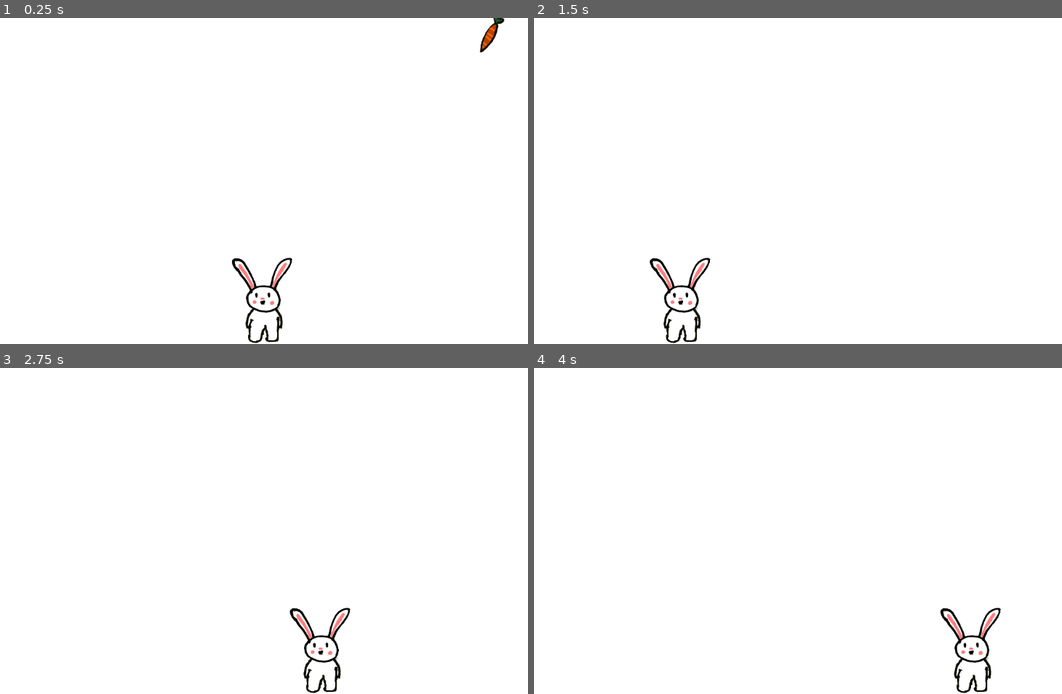
Above: before the commit, frames 1-4 (two rows, left to right).
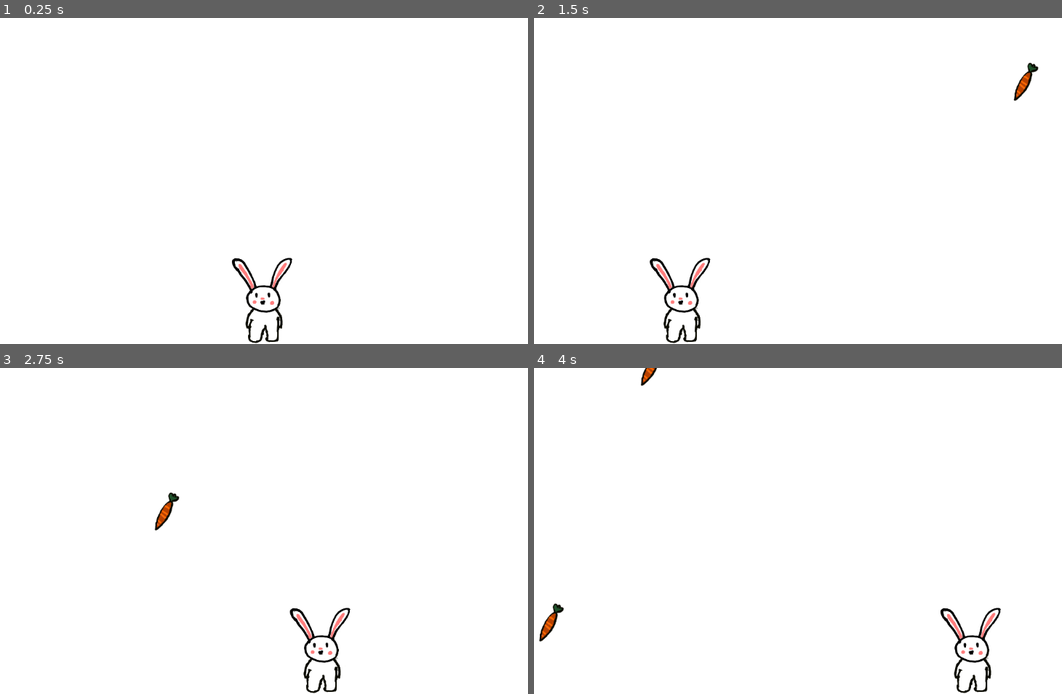
Above: after the commit, the same moments.

Repository: soundbunnie/chubby-bunny-terror
Game: Godot game, scene res://main.tscn
Two runs of this game, one before a commit and one after it. Both use one fixed random seed, a clock stepped at 60 frames per second and the inputs below.
Inputs (mouse positions are in pixels of both pictures, inside the frame that each line leads up to):
- Up to frame 1 (0.25 s): no input
- Up to frame 2 (1.5 s): move the mouse to (924, 164) at 0.52 s; move the mouse to (681, 197) at 1.27 s
- Up to frame 3 (2.75 s): move the mouse to (322, 459) at 2.02 s
- Up to frame 4 (4 s): move the mouse to (766, 596) at 2.77 s; move the mouse to (972, 579) at 3.52 s

The runs differ from the first frame. In frame 1, 0.2% of the frame differs, in the area x 90-96%, y 0-11%; in frame 2, 0.2%; in frame 3, 0.2%; in frame 4, 0.3%, in the area x 0-24%, y 0-84%.

Commit message:
Make carrots spawn based on a timer

Diff:
--- a/carrot.gd
+++ b/carrot.gd
@@ -1,7 +1,9 @@
 extends CharacterBody2D
 
+# 600 pixels / 5 seconds = 120 pixels/second
+# 120 pixels/second * 1/60 second/frame = 2 pixels/frame
 @export var fallSpeed = 1000.0
-
+# # Acceleration in pixels/sec/sec.
 var gravity = Vector2(0, fallSpeed)
 
 func _physics_process(delta):
--- a/main.gd
+++ b/main.gd
@@ -1,5 +1,7 @@
 extends Node2D
 
+@onready var spawnTimer = $CarrotSpawnTimer
+@export var spawnInterval = 1.0
 func spawn_carrot():
 	var carrotScene = load("res://carrot.tscn")
 	var screenSize = get_viewport().get_visible_rect().size
@@ -11,5 +13,10 @@
 	carrot.position.x = x
 	add_child(carrot)
 
+func _on_timer_timeout():
+	spawn_carrot()
+
 func _ready():
-	spawn_carrot()
+	spawnTimer.timeout.connect(_on_timer_timeout)
+	spawnTimer.wait_time = spawnInterval
+	spawnTimer.start()
--- a/main.tscn
+++ b/main.tscn
@@ -8,3 +8,5 @@
 
 [node name="Player" parent="." instance=ExtResource("1_twwst")]
 position = Vector2(548, 566)
+
+[node name="CarrotSpawnTimer" type="Timer" parent="."]
